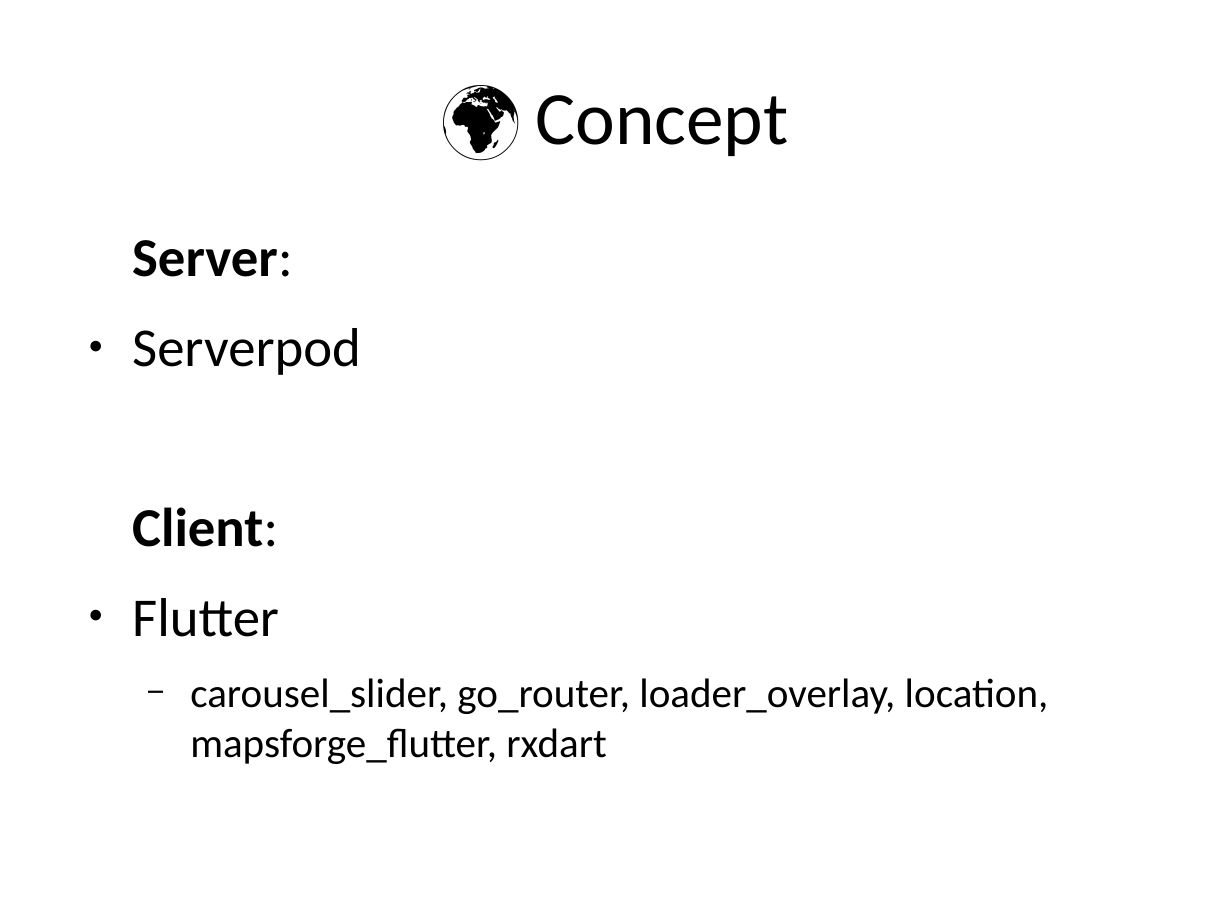
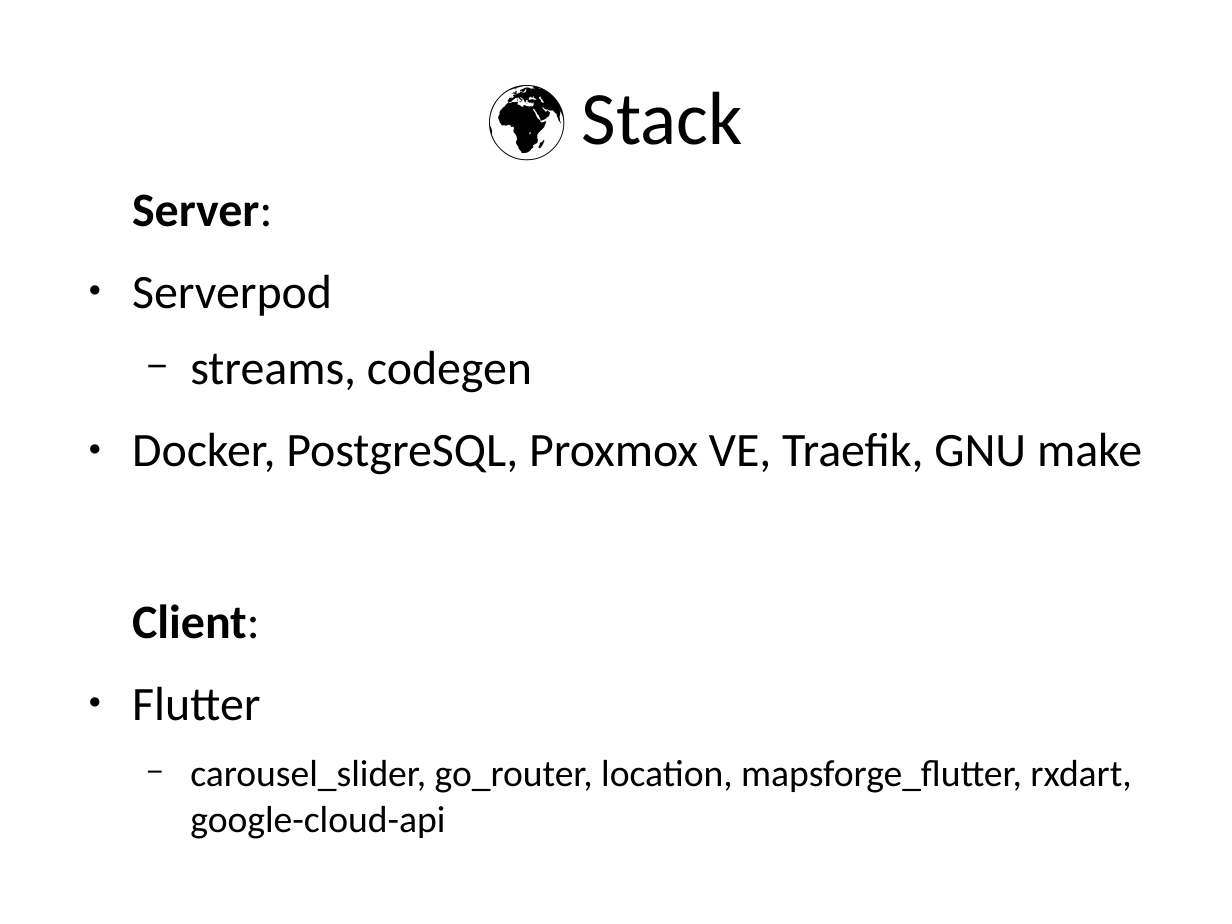
Before and after one commit to timokz/flutter-vienna-hackathon-25, a slide deck: slide 4 of wien_talks/FunMap_Presentation.pptx. Drawn at 1232x924 pixels with LibreOffice and Linux fonts; fonts in the diff are those of the drawing. Boxes give left, top, right and bottom in pixels: in the first picture for what was removed or moved away, otherwise in the second. Text is boxed around its words. In the diff, an @@ line names an element or a change of style, - is before the commit and + after.

Commit message:
Update presentation

```diff
--- a/wien_talks/FunMap_Presentation.pptx
+++ b/wien_talks/FunMap_Presentation.pptx
@@ title at <box>582,91,743,145</box>: text changed @@
-🌍 Concept
+🌍 Stack
@@ text "Server:": place and size @@
-text "Server:" at <box>132,240,1049,764</box>
+text "Server:" at <box>132,194,1142,839</box>
@@ text at <box>132,194,332,721</box>: size 32 to 28 pt in "Server:", "Serverpod", "Client:", "Flutter" @@
@@ text at <box>132,350,1142,475</box>: paragraphs added @@
+  − streams, codegen
+● Docker, PostgreSQL, Proxmox VE, Traefik, GNU make
@@ text at <box>190,760,1131,839</box>: text changed; size 24 to 22 pt @@
-  − carousel_slider, go_router, loader_overlay, location, mapsforge_flutter, rxdart
+  − carousel_slider, go_router, location, mapsforge_flutter, rxdart, google-cloud-api
```
Also in this commit, not shown: 4 other slides changed, 1 other file.
